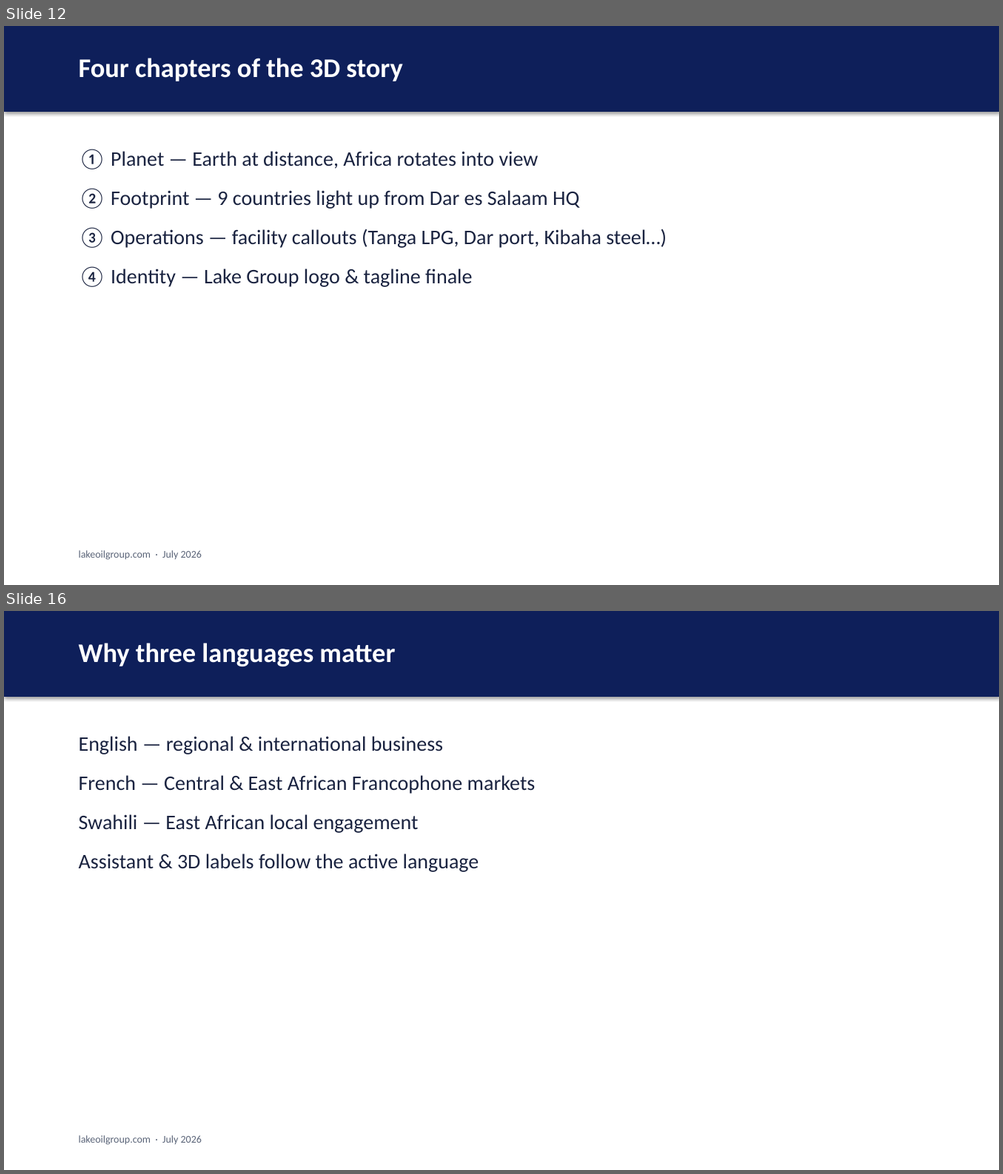
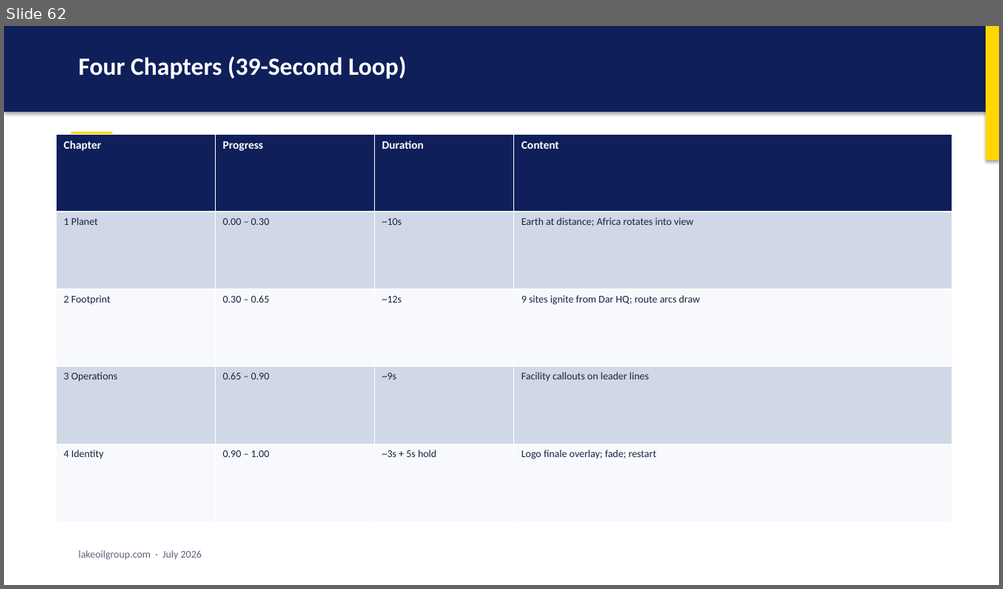
Before and after one commit to Smarderve/Lake.Group.Web, a slide deck: LAKE_GROUP_PRESENTATION.pptx. Shown one above the other, each under a label of ours: slides 12 and 16 before the commit, slide 62 after it; the slides between them are not shown. The pictures are 1003x1174 and 1003x589 pixels, drawn with LibreOffice and Linux fonts; fonts in the diff are those of the drawing. Boxes give left, top, right and bottom in pixels: in the first picture for what was removed or moved away, otherwise in the second. Text is boxed around its words. In the diff, an @@ line names an element or a change of style, - is before the commit and + after.

```diff
--- a/LAKE_GROUP_PRESENTATION.pptx
+++ b/LAKE_GROUP_PRESENTATION.pptx
@@ slide 16 removed at (4, 611, 999, 1170), background #FFFFFF @@
@@ rectangle removed at (4, 611, 999, 697) @@
@@ text removed at (79, 643, 395, 667) @@
-Why three languages matter
@@ text removed at (79, 736, 535, 872) @@
-English — regional & international business
-French — Central & East African Francophone markets
-Swahili — East African local engagement
-Assistant & 3D labels follow the active language
@@ text removed at (79, 1136, 202, 1145) @@
-lakeoilgroup.com · July 2026
@@ what was slide 12 is now slide 62 @@
@@ slide 62 changed as well @@
@@ rectangle added at (985, 26, 999, 160), fill #FFD700 @@
@@ text at (79, 56, 406, 79): text changed; size 26 to 24 pt @@
-Four chapters of the 3D story
+Four Chapters (39-Second Loop)
@@ table added at (57, 134, 951, 522), 5 rows, 4 columns @@
+Chapter | Progress | Duration | Content
+1 Planet | 0.00 – 0.30 | ~10s | Earth at distance; Africa rotates into view
+2 Footprint | 0.30 – 0.65 | ~12s | 9 sites ignite from Dar HQ; route arcs draw
+3 Operations | 0.65 – 0.90 | ~9s | Facility callouts on leader lines
+4 Identity | 0.90 – 1.00 | ~3s + 5s hold | Logo finale overlay; fade; restart
@@ rectangle added at (71, 132, 112, 135), fill #FFD700 @@
@@ text removed at (79, 149, 666, 287) @@
-① Planet — Earth at distance, Africa rotates into view
-② Footprint — 9 countries light up from Dar es Salaam HQ
-③ Operations — facility callouts (Tanga LPG, Dar port, Kibaha steel…)
-④ Identity — Lake Group logo & tagline finale
```
Also in this commit, not shown: 3 other slides changed, 105 slides added, 34 other slides removed, 1 other file.
